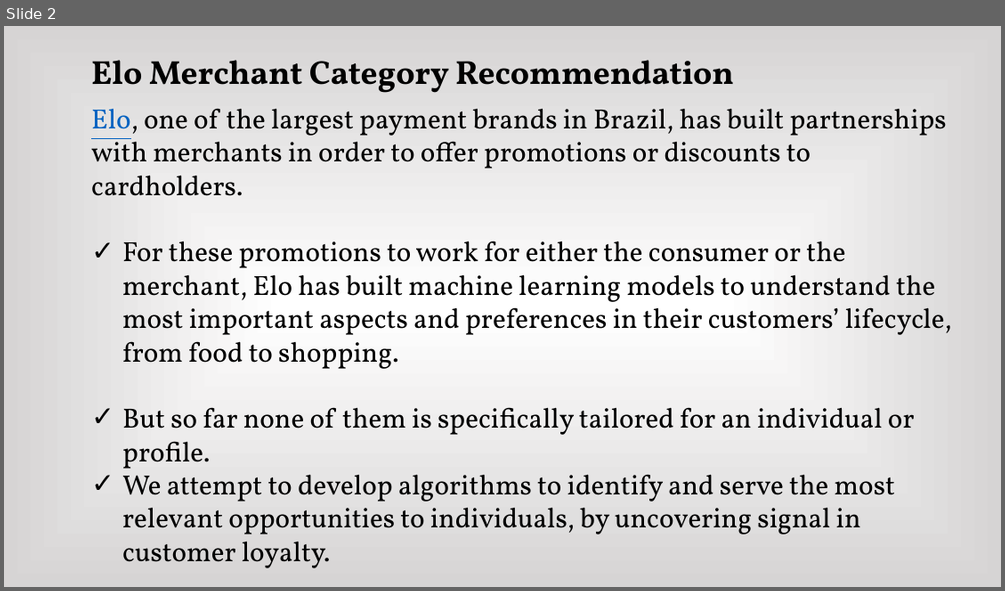
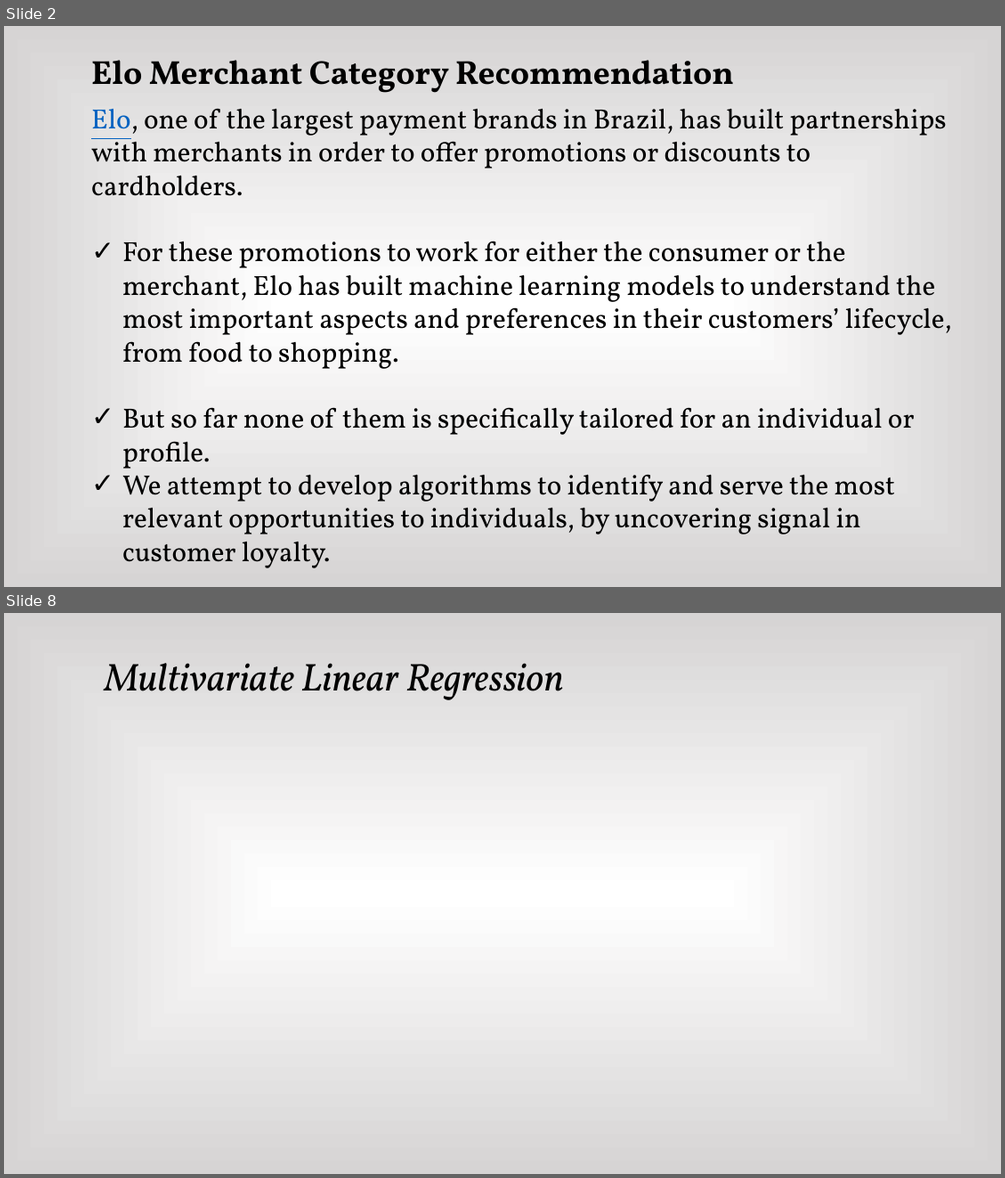
Before and after one commit to Jonheston/final_project, a slide deck: Final Presentation.pptx. Shown one above the other, each under a label of ours: slide 2 before the commit, slides 2 and 8 after it; the slides between them are not shown. The pictures are 1005x591 and 1005x1178 pixels, drawn with LibreOffice and Linux fonts; fonts in the diff are those of the drawing. Boxes give left, top, right and bottom in pixels: in the first picture for what was removed or moved away, otherwise in the second. Text is boxed around its words. In the diff, an @@ line names an element or a change of style, - is before the commit and + after.

```diff
--- a/Final Presentation.pptx
+++ b/Final Presentation.pptx
@@ slide 8 added at [4,613,1001,1174], background gradient #FFFFFF to #D6D4D4 @@
@@ text added at [105,663,564,700], 28 pt, text #000000, italic @@
+  Multivariate Linear Regression
```
Also in this commit, not shown: 4 slides changed, 8 other slides added, 1 slide removed.
